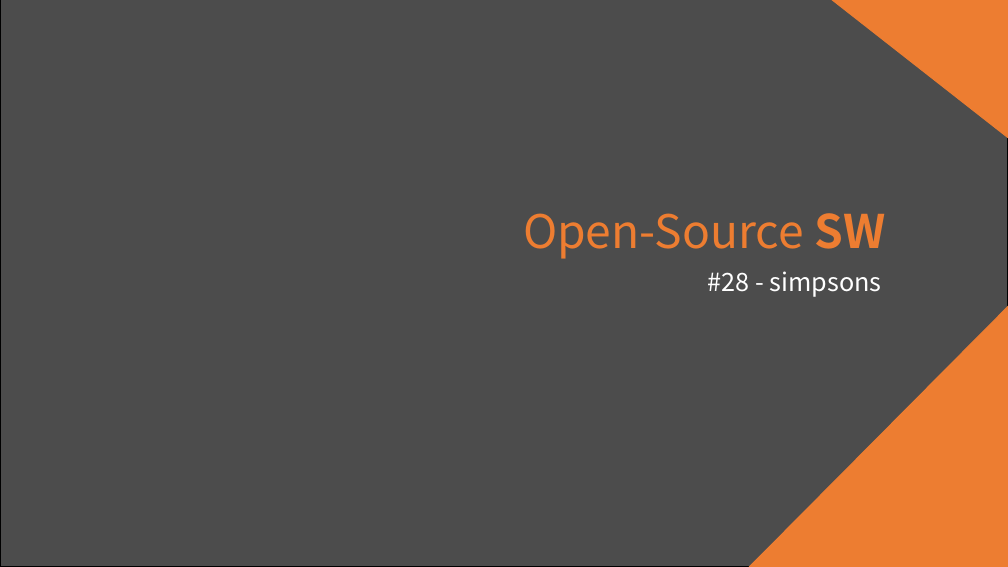
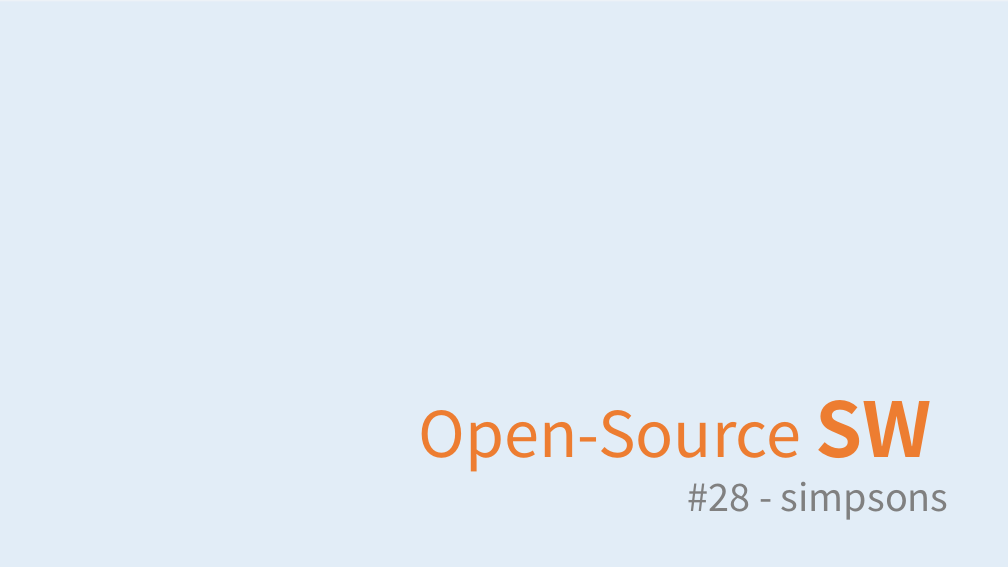
Before and after one commit to hbseo/desktop_calculator, a slide deck: slide 1 of The Others/Final.pptx. Drawn at 1008x567 pixels with LibreOffice and Linux fonts; fonts in the diff are those of the drawing; background and template pictures are left out. Boxes give left, top, right and bottom in pixels: in the first picture for what was removed or moved away, otherwise in the second. Text is boxed around its words. In the diff, an @@ line names an element or a change of style, - is before the commit and + after.

Commit message:
[20161221] Final PPT ver 0.2

```diff
--- a/The Others/Final.pptx
+++ b/The Others/Final.pptx
@@ rectangle at (0, 2, 1008, 567): fill #000000 at 70% opacity to #DEEBF7 at 70% opacity; outline #000000 1 pt to none @@
@@ right triangle removed at (833, 0, 1008, 138) @@
@@ right triangle removed at (750, 307, 1008, 567) @@
@@ text "Open-Source SW": place and size @@
-text "Open-Source SW" at (523, 213, 886, 259)
+text "Open-Source SW" at (418, 400, 931, 472)
@@ text "Open-Source SW" at (418, 400, 931, 472): size 44 to 60 pt in "Open-Source"; size 44 to 72 pt in "SW" @@
@@ text "#28 - simpsons": place and size @@
-text "#28 - simpsons" at (708, 271, 882, 297)
+text "#28 - simpsons" at (688, 482, 949, 520)
@@ text "#28 - simpsons" at (688, 482, 949, 520): size 24 to 36 pt, text colour #FFFFFF to #808080 @@
```
Also in this commit, not shown: 8 other slides changed, 10 slides added, 3 slides removed.
